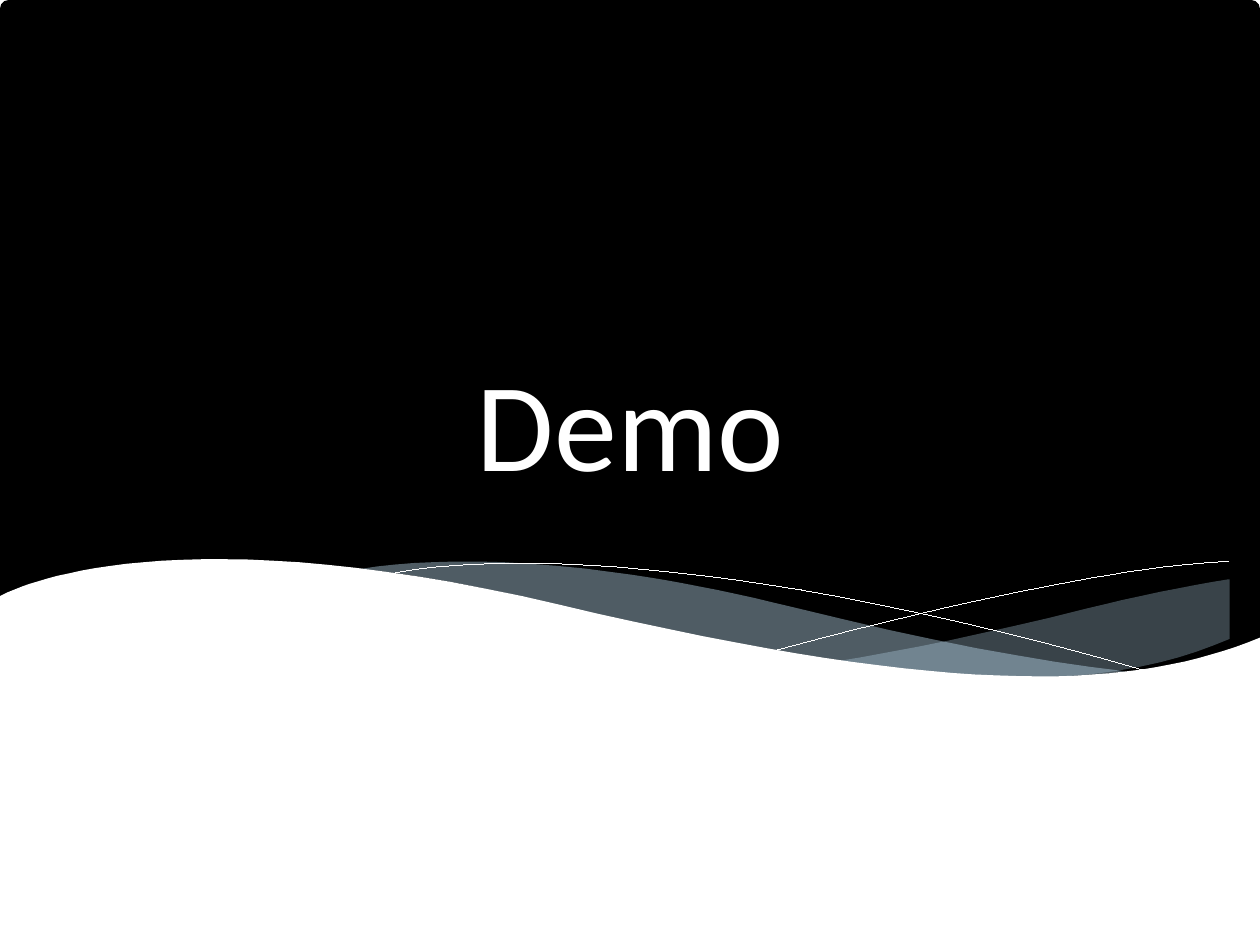
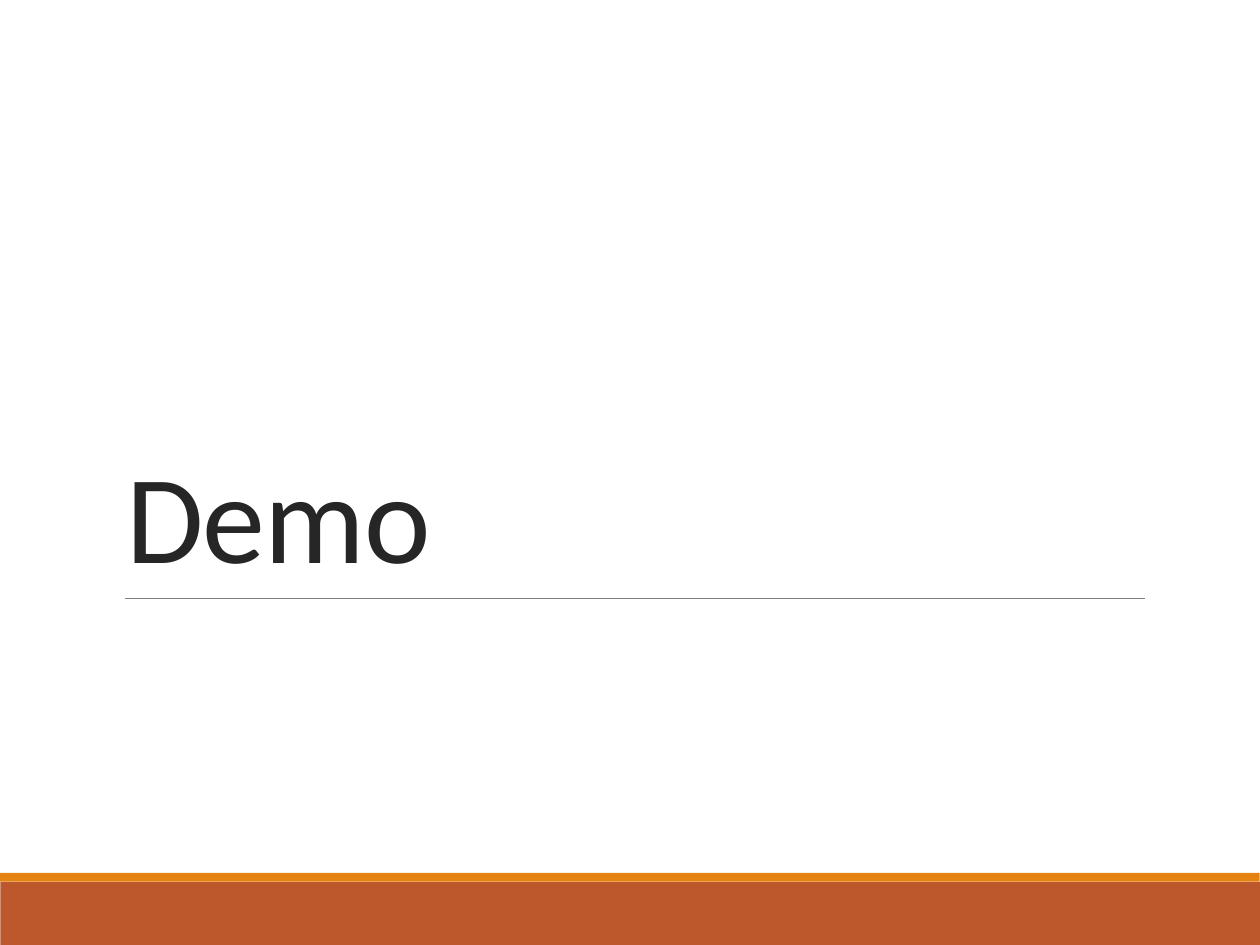
Before and after one commit to jsjodha/DevOpsFullDayTraining, a slide deck: slide 38 of PPTS/3. Package management with Nuget.pptx. Drawn at 1260x945 pixels with LibreOffice and Linux fonts; fonts in the diff are those of the drawing. Boxes give left, top, right and bottom in pixels: in the first picture for what was removed or moved away, otherwise in the second. Text is boxed around its words. In the diff, an @@ line names an element or a change of style, - is before the commit and + after.

```diff
--- a/PPTS/3. Package management with Nuget.pptx
+++ b/PPTS/3. Package management with Nuget.pptx
@@ rounded rectangle removed at [0, 0, 1260, 684] @@
@@ title "Demo": place and size @@
-title "Demo" at [477, 390, 784, 472]
+title "Demo" at [126, 482, 431, 564]
@@ title "Demo" at [126, 482, 431, 564]: text colour #FFFFFF to #262626, letter spacing 0 to -0.5 pt; alignment centre to left; line spacing 1 to 0.85; vertical alignment top to bottom @@
@@ freeform shape removed at [0, 559, 1260, 742] @@
@@ freeform shape removed at [360, 562, 1124, 679] @@
@@ freeform shape removed at [389, 563, 1143, 670] @@
@@ freeform shape removed at [772, 562, 1228, 651] @@
@@ line added from (125, 598) to (1145, 598), #808080 0.5 pt @@
@@ freeform shape removed at [833, 580, 1230, 678] @@
@@ rectangle added at [0, 882, 1260, 945], fill #BD582C @@
@@ rectangle added at [0, 873, 1260, 882], fill #E48312 @@
```
Also in this commit, not shown: 39 other slides changed.
